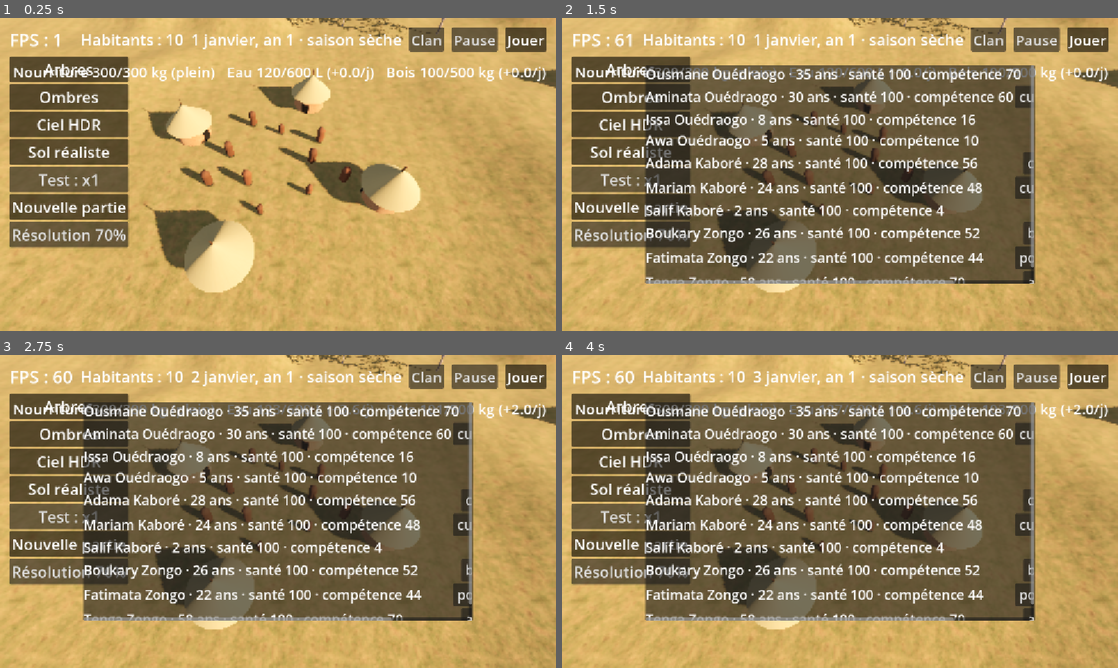
Above: before the commit, frames 1-4 (two rows, left to right).
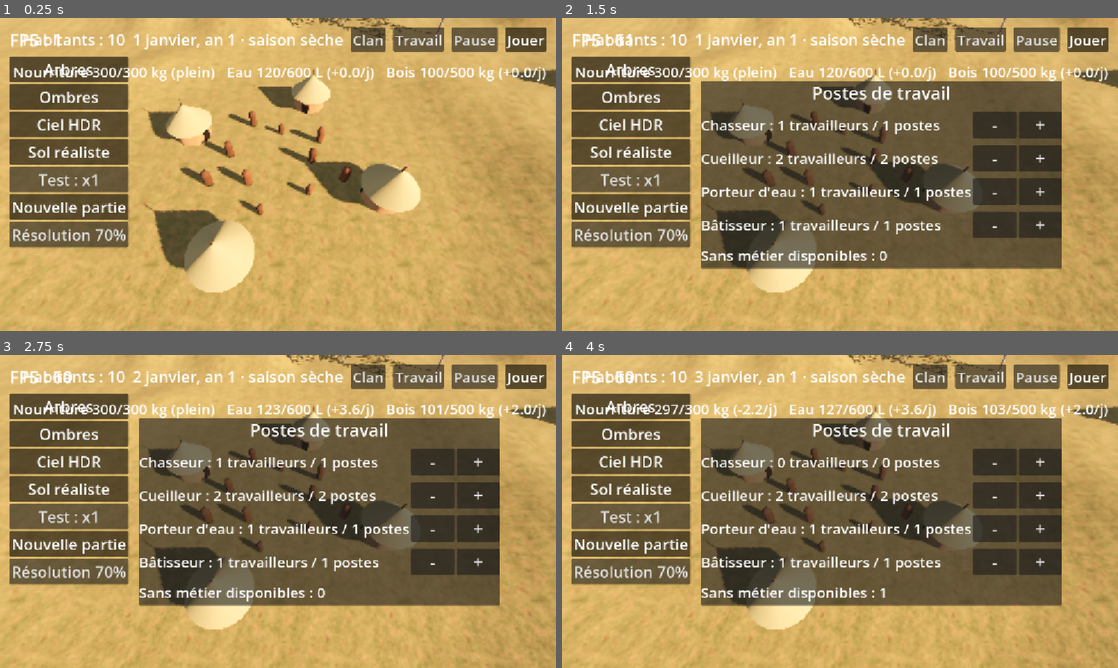
Above: after the commit, the same moments.

Repository: barroapk/faso-kanou
Game: Godot game, scene res://scenes/main.tscn
Same seed, same stepped clock (60 frames per second), same inputs: the game is played once before the commit and once after it. A sky picture missing from this copy of the repository is replaced by a grey-blue gradient.
Inputs (mouse positions are in pixels of both pictures, inside the frame that each line leads up to):
- Up to frame 1 (0.25 s): no input
- Up to frame 2 (1.5 s): click (979, 39) at 0.5 s, where only the run after the commit has a clickable "Travail"; click (1073, 96) at 1.25 s, where only the run before the commit has a clickable "cueilleuse"
- Up to frame 3 (2.75 s): click (511, 498) at 2 s, where only the run before the commit has a clickable "chasseur"
- Up to frame 4 (4 s): click (995, 461) at 2.75 s, where only the run after the commit has a clickable "-"; click (1073, 524) at 3.5 s, where only the run before the commit has a clickable "cueilleuse"

The runs differ from the first frame. In frame 1, 2.0% of the frame differs, in the area x 4-80%, y 2-11%; in frame 2, 30%; in frame 3, 30%; in frame 4, 30%, in the area x 4-90%, y 2-85%.

Commit message:
v0.3 : postes de travail, initiation des enfants, répartition automatique

Diff:
--- a/scripts/core/civilisation.gd
+++ b/scripts/core/civilisation.gd
@@ -39,6 +39,7 @@
 
 func _mois_passe() -> void:
     population.mois_passe(temps.jour_total, ressources.stocks["nourriture"] > 100.0 and population.habitants.size() < ressources.batiments["hutte"] * 5)
+    population.repartir(temps.jour_total)
     sauvegarder()
 
 func _process(delta: float) -> void:
--- a/scripts/core/population.gd
+++ b/scripts/core/population.gd
@@ -4,27 +4,31 @@
 signal deces(habitant)
 
 const JOURS_PAR_AN := 360
+const AGE_ADULTE := 14
 const PRENOMS_H := ["Ousmane", "Issa", "Adama", "Moussa", "Salif", "Karim", "Boukary", "Noaga", "Idrissa", "Seydou"]
 const PRENOMS_F := ["Aminata", "Fatimata", "Mariam", "Awa", "Salimata", "Rasmata", "Zalissa", "Assita", "Kadiatou", "Bintou"]
+const FEMININ := {"chasseur": "chasseuse", "cueilleur": "cueilleuse", "porteur d'eau": "porteuse d'eau", "bâtisseur": "bâtisseuse"}
+const METIERS_CHOISIS := ["chasseur", "cueilleur", "porteur d'eau", "bâtisseur", "sans métier"]
 
 var habitants: Array = []
 var prochain_id := 1
+var postes := {"chasseur": 1, "cueilleur": 2, "porteur d'eau": 1, "bâtisseur": 1}
 var rng := RandomNumberGenerator.new()
 
 func creer_clan_initial(jour: int) -> void:
     rng.seed = 2026
     _ajouter("Ousmane", "Ouédraogo", "H", 35, 1, "chef", jour)
     _ajouter("Aminata", "Ouédraogo", "F", 30, 1, "cueilleur", jour)
-    _ajouter("Issa", "Ouédraogo", "H", 8, 1, "enfant", jour)
-    _ajouter("Awa", "Ouédraogo", "F", 5, 1, "enfant", jour)
+    _ajouter("Issa", "Ouédraogo", "H", 8, 1, "enfant", jour, true, "chasseur")
+    _ajouter("Awa", "Ouédraogo", "F", 5, 1, "enfant", jour, true, "cueilleur")
     _ajouter("Adama", "Kaboré", "H", 28, 2, "chasseur", jour)
     _ajouter("Mariam", "Kaboré", "F", 24, 2, "cueilleur", jour)
-    _ajouter("Salif", "Kaboré", "H", 2, 2, "enfant", jour)
+    _ajouter("Salif", "Kaboré", "H", 2, 2, "enfant", jour, true, "chasseur")
     _ajouter("Boukary", "Zongo", "H", 26, 3, "bâtisseur", jour)
     _ajouter("Fatimata", "Zongo", "F", 22, 3, "porteur d'eau", jour)
     _ajouter("Tenga", "Zongo", "H", 58, 3, "ancien", jour)
 
-func _ajouter(prenom: String, nom: String, sexe: String, age_ans: int, famille: int, metier: String, jour: int, decaler := true) -> Dictionary:
+func _ajouter(prenom: String, nom: String, sexe: String, age_ans: int, famille: int, metier: String, jour: int, decaler := true, initie := "") -> Dictionary:
     var ecart := rng.randi_range(0, JOURS_PAR_AN - 1) if decaler else 0
     var h := {
         "id": prochain_id,
@@ -34,6 +38,7 @@
         "naissance": jour - age_ans * JOURS_PAR_AN - ecart,
         "famille": famille,
         "metier": metier,
+        "initie": initie,
         "sante": 100,
         "competence": float(clampi(age_ans * 2, 0, 70)),
     }
@@ -43,6 +48,13 @@
 
 func age(h: Dictionary, jour: int) -> int:
     return int((jour - int(h["naissance"])) / JOURS_PAR_AN)
+
+func nombre(m: String) -> int:
+    var n := 0
+    for h in habitants:
+        if h["metier"] == m:
+            n += 1
+    return n
 
 func mois_passe(jour: int, peut_naitre := true) -> void:
     var nes := []
@@ -64,7 +76,7 @@
             if h["metier"] == "enfant":
                 plus_jeune = mini(plus_jeune, a)
         if peut_naitre and mere != null and pere != null and plus_jeune >= 2 and rng.randf() < 1.0 / 30.0:
-            nes.append([f, pere["nom"]])
+            nes.append([f, pere, mere])
 
     var morts := []
     for h in habitants:
@@ -83,12 +95,52 @@
     for n in nes:
         var sexe := "H" if rng.randf() < 0.5 else "F"
         var liste: Array = PRENOMS_H if sexe == "H" else PRENOMS_F
-        var bebe := _ajouter(liste[rng.randi() % liste.size()], n[1], sexe, 0, n[0], "enfant", jour, false)
+        var parent: Dictionary = n[1] if sexe == "H" else n[2]
+        var initie: String = parent["metier"] if postes.has(parent["metier"]) else ""
+        var bebe := _ajouter(liste[rng.randi() % liste.size()], n[1]["nom"], sexe, 0, n[0], "enfant", jour, false, initie)
         naissance.emit(bebe)
 
     for h in habitants:
-        if h["metier"] == "enfant" and age(h, jour) >= 14:
-            h["metier"] = "cueilleur" if h["sexe"] == "F" else "chasseur"
+        if h["metier"] == "enfant" and age(h, jour) >= AGE_ADULTE:
+            h["metier"] = "sans métier"
+            h["competence"] = 25.0 if h.get("initie", "") != "" else 10.0
+
+func repartir(jour: int) -> void:
+    for m in postes:
+        var travailleurs := []
+        for h in habitants:
+            if h["metier"] == m:
+                travailleurs.append(h)
+        travailleurs.sort_custom(func(a, b): return float(a["competence"]) > float(b["competence"]))
+        while travailleurs.size() > int(postes[m]):
+            var h = travailleurs.pop_back()
+            h["metier"] = "sans métier"
+    for m in postes:
+        var manque := int(postes[m]) - nombre(m)
+        while manque > 0:
+            var candidat = _meilleur_candidat(m, jour)
+            if candidat == null:
+                break
+            if candidat.get("initie", "") != m:
+                candidat["competence"] = float(candidat["competence"]) * 0.5
+            candidat["metier"] = m
+            manque -= 1
+
+func _meilleur_candidat(m: String, jour: int):
+    var meilleur = null
+    var score_max := -1.0
+    for h in habitants:
+        if h["metier"] != "sans métier" or age(h, jour) < AGE_ADULTE:
+            continue
+        var score := float(h["competence"]) + (100.0 if h.get("initie", "") == m else 0.0)
+        if score > score_max:
+            score_max = score
+            meilleur = h
+    return meilleur
+
+func changer_postes(m: String, delta: int, jour: int) -> void:
+    postes[m] = maxi(0, int(postes[m]) + delta)
+    repartir(jour)
 
 func jour_passe(faim: bool, soif: bool) -> void:
     var morts := []
@@ -108,8 +160,29 @@
         habitants.erase(h)
         deces.emit(h)
 
+func metiers_choisis() -> Array:
+    return METIERS_CHOISIS
+
+func nom_metier(h: Dictionary) -> String:
+    var m: String = h["metier"]
+    return FEMININ.get(m, m) if h["sexe"] == "F" else m
+
+func peut_changer(h: Dictionary, jour: int) -> bool:
+    return age(h, jour) >= AGE_ADULTE and h["metier"] != "chef"
+
+func changer_metier(h: Dictionary, m: String) -> void:
+    var ancien: String = h["metier"]
+    if ancien == m:
+        return
+    if postes.has(ancien):
+        postes[ancien] = maxi(0, int(postes[ancien]) - 1)
+    if postes.has(m):
+        postes[m] = int(postes[m]) + 1
+    h["metier"] = m
+    h["competence"] = float(h["competence"]) * 0.5
+
 func vers_dict() -> Dictionary:
-    return {"habitants": habitants, "prochain_id": prochain_id, "graine": str(rng.seed), "etat": str(rng.state)}
+    return {"habitants": habitants, "prochain_id": prochain_id, "postes": postes, "graine": str(rng.seed), "etat": str(rng.state)}
 
 func depuis_dict(d: Dictionary) -> void:
     habitants = []
@@ -118,29 +191,14 @@
             h[cle] = int(h[cle])
         h["competence"] = float(h.get("competence", 50.0))
         h["metier"] = _migrer_metier(h["metier"])
+        h["initie"] = _migrer_metier(h.get("initie", ""))
         habitants.append(h)
     prochain_id = int(d.get("prochain_id", 1))
+    var p: Dictionary = d.get("postes", {})
+    for m in postes:
+        postes[m] = int(p.get(m, nombre(m)))
     rng.seed = int(d.get("graine", "2026"))
     rng.state = int(d.get("etat", "0"))
-
-const FEMININ := {"chasseur": "chasseuse", "cueilleur": "cueilleuse", "porteur d'eau": "porteuse d'eau", "bâtisseur": "bâtisseuse"}
-const METIERS_CHOISIS := ["chasseur", "cueilleur", "porteur d'eau", "bâtisseur", "sans métier"]
-
-func metiers_choisis() -> Array:
-    return METIERS_CHOISIS
-
-func nom_metier(h: Dictionary) -> String:
-    var m: String = h["metier"]
-    return FEMININ.get(m, m) if h["sexe"] == "F" else m
-
-func peut_changer(h: Dictionary, jour: int) -> bool:
-    return age(h, jour) >= 14 and h["metier"] != "chef"
-
-func changer_metier(h: Dictionary, m: String) -> void:
-    if h["metier"] == m:
-        return
-    h["metier"] = m
-    h["competence"] = float(h["competence"]) * 0.5
 
 func _migrer_metier(m: String) -> String:
     match m:
--- a/scripts/interface/bandeau.gd
+++ b/scripts/interface/bandeau.gd
@@ -8,6 +8,7 @@
 var panneau: PanelContainer
 var liste: VBoxContainer
 var panneau_fin: PanelContainer
+var panneau_travail: PanelContainer
 
 func _ready() -> void:
     var barre := HBoxContainer.new()
@@ -26,6 +27,12 @@
     clan.add_theme_font_size_override("font_size", 30)
     clan.pressed.connect(_basculer_panneau)
     barre.add_child(clan)
+
+    var travail := Button.new()
+    travail.text = "Travail"
+    travail.add_theme_font_size_override("font_size", 30)
+    travail.pressed.connect(_basculer_travail)
+    barre.add_child(travail)
 
     var groupe := ButtonGroup.new()
     var noms := ["Pause", "Jouer"]
@@ -72,6 +79,9 @@
     Civilisation.population.deces.connect(func(h): _afficher_message("Décès : %s %s" % [h["prenom"], h["nom"]]))
     Civilisation.ressources.penurie.connect(func(r): _afficher_message("Pénurie de %s !" % r))
     _creer_panneau_fin()
+    panneau_travail = preload("res://scripts/interface/panneau_travail.gd").new()
+    panneau_travail.visible = false
+    add_child(panneau_travail)
 
 func _etiquette(parent: Control) -> Label:
     var l := Label.new()
@@ -166,3 +176,8 @@
         temps_message -= delta
         if temps_message <= 0.0:
             message.text = ""
+
+func _basculer_travail() -> void:
+    panneau_travail.visible = not panneau_travail.visible
+    if panneau_travail.visible:
+        panneau.visible = false
--- /dev/null
+++ b/scripts/interface/panneau_travail.gd
@@ -0,0 +1,50 @@
+extends PanelContainer
+
+var lignes := {}
+var libres: Label
+
+func _ready() -> void:
+    anchor_left = 0.25
+    anchor_right = 0.75
+    anchor_top = 0.2
+    anchor_bottom = 0.8
+    var boite := VBoxContainer.new()
+    boite.add_theme_constant_override("separation", 14)
+    add_child(boite)
+    var titre := Label.new()
+    titre.text = "Postes de travail"
+    titre.horizontal_alignment = HORIZONTAL_ALIGNMENT_CENTER
+    titre.add_theme_font_size_override("font_size", 36)
+    boite.add_child(titre)
+    for m in Civilisation.population.metiers_choisis():
+        if m == "sans métier":
+            continue
+        var ligne := HBoxContainer.new()
+        var l := Label.new()
+        l.size_flags_horizontal = Control.SIZE_EXPAND_FILL
+        l.add_theme_font_size_override("font_size", 30)
+        ligne.add_child(l)
+        for delta in [-1, 1]:
+            var b := Button.new()
+            b.text = "-" if delta < 0 else "+"
+            b.custom_minimum_size = Vector2(90, 0)
+            b.add_theme_font_size_override("font_size", 34)
+            b.pressed.connect(_changer_postes.bind(m, delta))
+            ligne.add_child(b)
+        boite.add_child(ligne)
+        lignes[m] = l
+    libres = Label.new()
+    libres.add_theme_font_size_override("font_size", 30)
+    boite.add_child(libres)
+
+func _changer_postes(m: String, delta: int) -> void:
+    Civilisation.population.changer_postes(m, delta, Civilisation.temps.jour_total)
+
+func _process(_delta: float) -> void:
+    if not visible:
+        return
+    var pop = Civilisation.population
+    for m in lignes:
+        var nom: String = m
+        lignes[m].text = "%s : %d travailleurs / %d postes" % [nom[0].to_upper() + nom.substr(1), pop.nombre(m), int(pop.postes[m])]
+    libres.text = "Sans métier disponibles : %d" % pop.nombre("sans métier")
